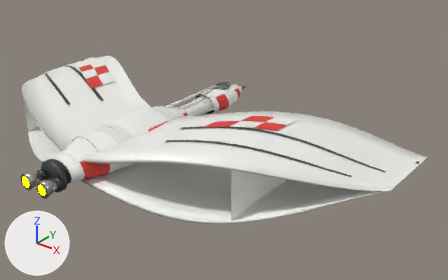
The glTF model ThoriumGap_JS/models/Ship_Talonhunter_269536.glb, before and after one commit.
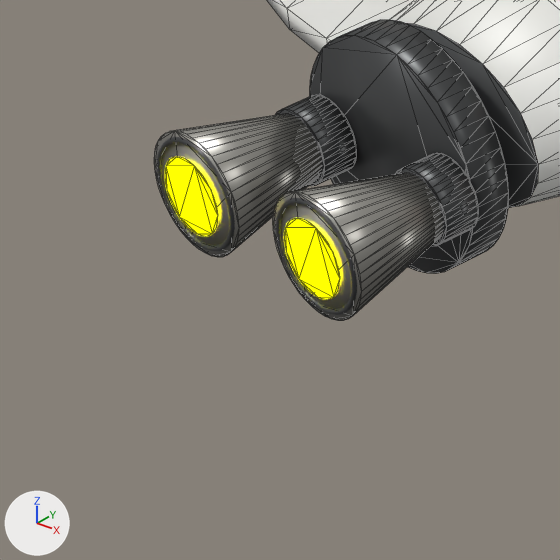
Each version appears first whole from a camera (50 mm lens) standing at (9.82, -10.04, 6.28) and looking at (1.35, 0.55, -0.29), and next in a close-up on the part from 0% to 17% of the width and 56% to 82% of the height. The lights are fixed; the arrows at lower left show +X, +Y and +Z. The older version's two pictures come first. The close-ups show mesh edges as thin lines. Where no turn or scale is listed for an object, it has been applied to the vertices.

Objects in the first close-up: 'EngineBell_Left_SweptNozzle', 'EngineBell_Right_SweptNozzle', 'EngineDeck_AftCompactMountPlate', 'EngineEmitter', 'EngineLip_Left_DarkRim', 'EngineLip_Right_DarkRim', 'EngineThroat_Left_DarkSocket', 'EngineThroat_Right_DarkSocket', 'ReactorBody_AftOvalCore', 'WingLower_Right_ForwardSweptCrescentPlate.001'.
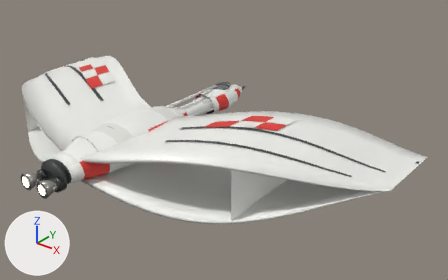
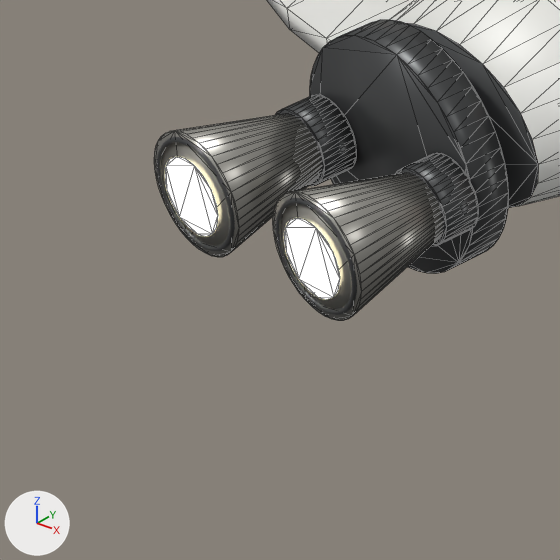
Location of each change, (x1, y1, x2, y2) in pixels of the close-ups (560 x 560 px):
'EngineEmitter', recoloured (yellow to beige)
    both: (165, 157, 340, 299)

The change, as a diff of the scene's bpy script:
```diff
--- a/ThoriumGap_JS/models/Ship_Talonhunter_269536.glb.py
+++ b/ThoriumGap_JS/models/Ship_Talonhunter_269536.glb.py
@@ mat_engineglow @@
 mat_engineglow.roughness = 1.0
-mat_engineglow.emission_color = (1.0, 1.0, 0.0)  # yellow #ffff00
+mat_engineglow.emission_color = (0.62, 0.57, 0.4)  # beige #cec7aa
 mat_engineglow.emission_strength = 5.5
```
